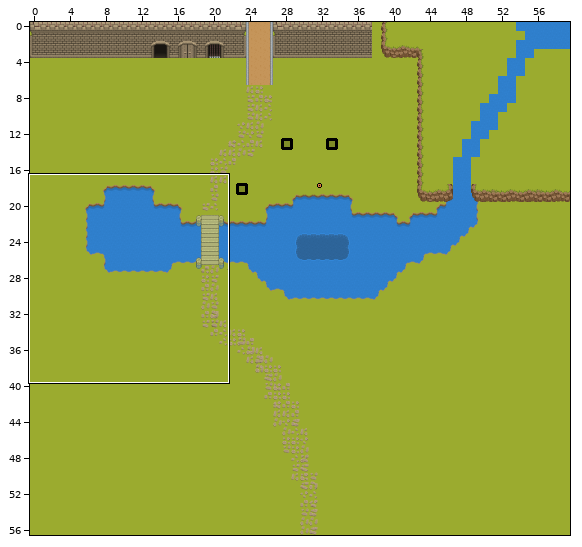
An edit to a level. LDtk project, Assets/LDTK/LastLaugh.ldtk. The first picture is a wide view before the edit; the outline marks the close-up.
Close-up. As it was:
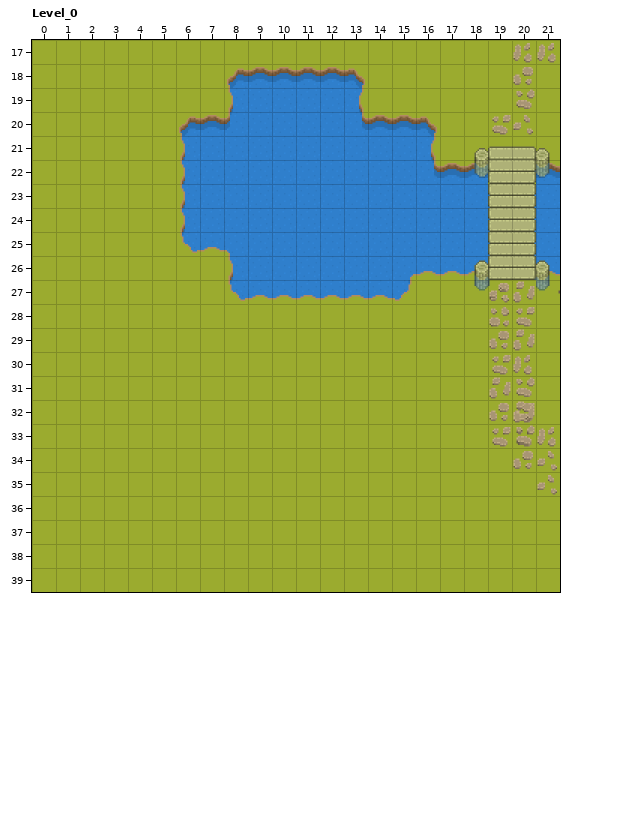
Cells are 32x32 px. Shown: Level_0 x 0..21, y 17..39. The commit also changed other parts of the map, which this record leaves out.
The result:
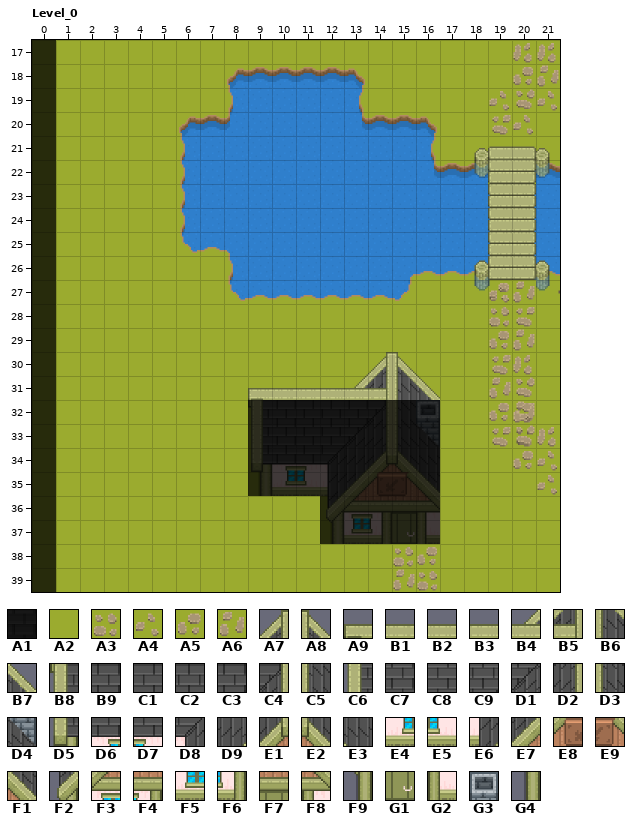
Key: from "Collisions": A1 1; from "SI_Grasslands_Summer": A2 98, A3 98 under 417, A4 98 under 418, A5 98 under 419, A6 98 under 421; from "SI_Village": A7 5, A8 6, A9 32, B1 33, B2 34, B3 35, B4 36, B5 37, B6 38, B7 39, B8 64, B9 65, C1 66, C2 67, C3 68, C4 69, C5 70, C6 96, C7 97, C8 98, C9 99, D1 100, D2 101, D3 102, D4 103, D5 128, D6 129, D7 130, D8 131, D9 132, E1 133, E2 134, E3 135, E4 161, E5 162, E6 163, E7 164, E8 165, E9 166, F1 167, F2 195, F3 196, F4 197, F5 228, F6 229, F7 461, F8 462, F9 490, G1 493, G2 494, G3 581, G4 768.
__ is an empty cell.
See-through tiles are keyed as they look on the map.
Edits made:
Layer "GrasslandsGround":
y 18: x 21 A2 -> A6
y 19: x 19 A2 -> A4; x 21 A2 -> A4
y 38: x 15..16 A2 A2 -> A3 A5
y 39: x 15..16 A2 A2 -> A6 A3
Layer "VillageStructure":
y 30: x 14..15 __ __ -> A7 A8
y 31: x 9..16 __ __ __ __ __ __ __ __ -> A9 B1 B2 B3 B4 B5 B6 B7
y 32: x 9..16 __ __ __ __ __ __ __ __ -> B8 B9 C1 C2 C3 C4 C5 G3
y 33: x 9..16 __ __ __ __ __ __ __ __ -> C6 C7 C8 C9 D1 D2 D3 D4
y 34: x 9..16 __ __ __ __ __ __ __ __ -> D5 D6 D7 D8 D9 E1 E2 E3
y 35: x 9..16 __ __ __ __ __ __ __ __ -> G4 E4 E5 E6 E7 E8 E9 F1
y 36: x 12..16 __ __ __ __ __ -> F2 F3 F4 F7 F8
y 37: x 12..16 __ __ __ __ __ -> F9 F5 F6 G1 G2
Layer "Collisions":
y 17..31: x 0 __ -> A1
y 32..35: x 0 __ -> A1; x 9..16 __ __ __ __ __ __ __ __ -> A1 A1 A1 A1 A1 A1 A1 A1
y 36..37: x 0 __ -> A1; x 12..16 __ __ __ __ __ -> A1 A1 A1 A1 A1
y 38..39: x 0 __ -> A1
Pixel boxes of the changes (left, top, right, bottom) in both close-ups:
added: (32, 40, 56, 592)
changed: (537, 65, 559, 111)
changed: (489, 91, 509, 111)
changed: (248, 352, 440, 591)
